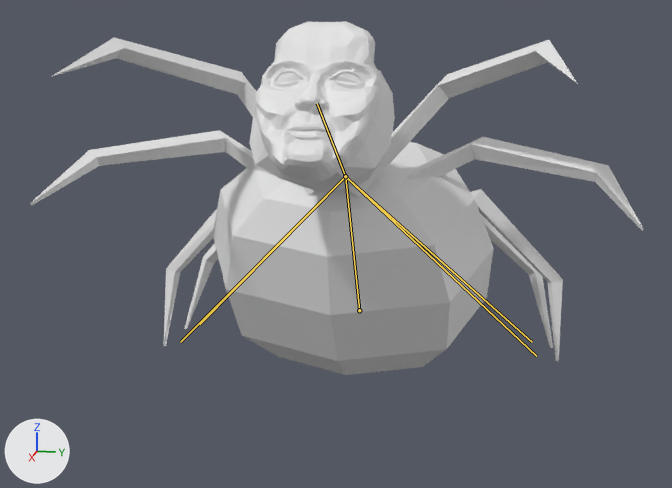
The Blender file data/creatures/spider_queen/spider_queen.blend, before and after one commit.
One viewpoint serves both versions: a 50 mm camera at (15.67, 3.11, 6.55) aimed at (-0.99, -0.22, 2.38). The axes (+X, +Y, +Z) are drawn at lower left. The lights are the same throughout. Both versions are drawn at the pose saved in each file; the numbers are the values there. The bones that change are drawn over the model as lines.

Objects in the first picture: 'MeshCorpse', 'MeshLegs'.
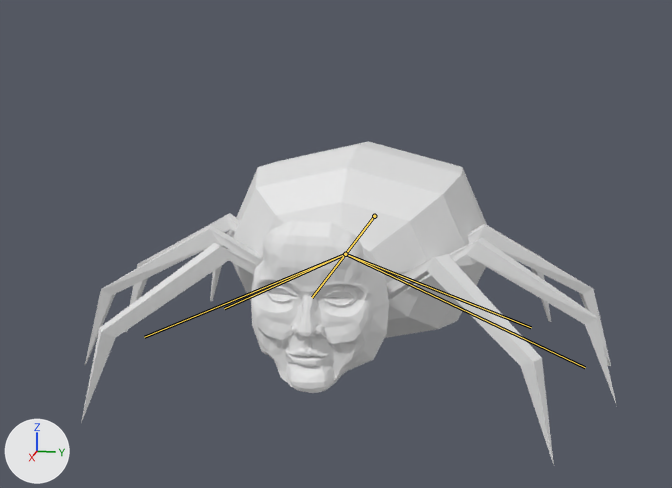
Edits to the bpy script that builds the scene:
```text
Change bone_corpsback:
    where bone_corpsback = bpy.data.objects['Armature'].pose.bones['CorpsBack']
    bone_corpsback.location: (0.0, 1.87, -1.59) -> (0.0, 0.0, 0.0)
    bone_corpsback.rotation_quaternion: (0.853, 0.522, 0.0, 0.0) -> (1.0, 0.0, 0.0, 0.0)  # degrees (63, 0, 0) -> degrees (0, 0, 0)
Change bone_corpsefront:
    where bone_corpsefront = bpy.data.objects['Armature'].pose.bones['CorpseFront']  # child of 'CorpsBack'
    bone_corpsefront.location: (0.0, 0.82, -0.53) -> (0.0, 0.0, 0.0)
    bone_corpsefront.rotation_quaternion: (0.966, -0.259, 0.0, 0.0) -> (1.0, 0.0, 0.0, 0.0)  # degrees (-30, 0, 0) -> degrees (0, 0, 0)
Change bone_leg4_l:
    where bone_leg4_l = bpy.data.objects['Armature'].pose.bones['Leg4.L']  # child of 'CorpsBack'
    bone_leg4_l.location: (0.88, -0.06, -1.12) -> (0.0, 0.0, 0.0)
    bone_leg4_l.rotation_quaternion: (0.959, 0.169, 0.191, 0.123) -> (1.0, 0.0, 0.0, 0.0)  # degrees (23, 19, 18) -> degrees (0, 0, 0)
Change bone_leg3_l:
    where bone_leg3_l = bpy.data.objects['Armature'].pose.bones['Leg3.L']  # child of 'CorpsBack'
    bone_leg3_l.location: (1.4, 1.0, -1.32) -> (0.0, 0.0, 0.0)
    bone_leg3_l.rotation_quaternion: (0.892, -0.007, 0.33, 0.31) -> (1.0, 0.0, 0.0, 0.0)  # degrees (14, 36, 43) -> degrees (0, 0, 0)
Change bone_leg3_r:
    where bone_leg3_r = bpy.data.objects['Armature'].pose.bones['Leg3.R']  # child of 'CorpsBack'
    bone_leg3_r.location: (1.74, 1.1, 0.25) -> (0.0, 0.0, 0.0)
    bone_leg3_r.rotation_quaternion: (0.912, 0.213, -0.288, 0.197) -> (1.0, 0.0, 0.0, 0.0)  # degrees (20, -38, 17) -> degrees (0, 0, 0)
Change bone_leg4_r:
    where bone_leg4_r = bpy.data.objects['Armature'].pose.bones['Leg4.R']  # child of 'CorpsBack'
    bone_leg4_r.location: (0.78, -0.03, -1.11) -> (0.0, 0.0, 0.0)
    bone_leg4_r.rotation_quaternion: (0.964, 0.16, -0.177, 0.116) -> (1.0, 0.0, 0.0, 0.0)  # degrees (17, -22, 10) -> degrees (0, 0, 0)
```

Boxes (x1, y1, x2, y2) around the edits, measured in the pictures (672 x 488 px):
'MeshCorpse', posed (7% narrower, 29% shorter)
    before: (213, 21, 494, 375)
    after: (227, 141, 487, 393)
'MeshLegs', posed (12% narrower, 22% shorter)
    before: (31, 37, 643, 361)
    after: (81, 213, 617, 465)
bone 'CorpsBack', root to tip
    before: (359, 310) to (345, 176)
    after: (374, 216) to (345, 254)
bone 'CorpseFront', root to tip
    before: (345, 176) to (317, 103)
    after: (345, 254) to (312, 297)
bone 'Leg4.L', root to tip
    before: (345, 176) to (532, 342)
    after: (345, 254) to (531, 327)
bone 'Leg3.L', root to tip
    before: (345, 176) to (536, 356)
    after: (345, 254) to (585, 367)
bone 'Leg3.R', root to tip
    before: (345, 176) to (180, 342)
    after: (345, 254) to (144, 337)
bone 'Leg4.R', root to tip
    before: (345, 176) to (199, 324)
    after: (345, 254) to (224, 308)
